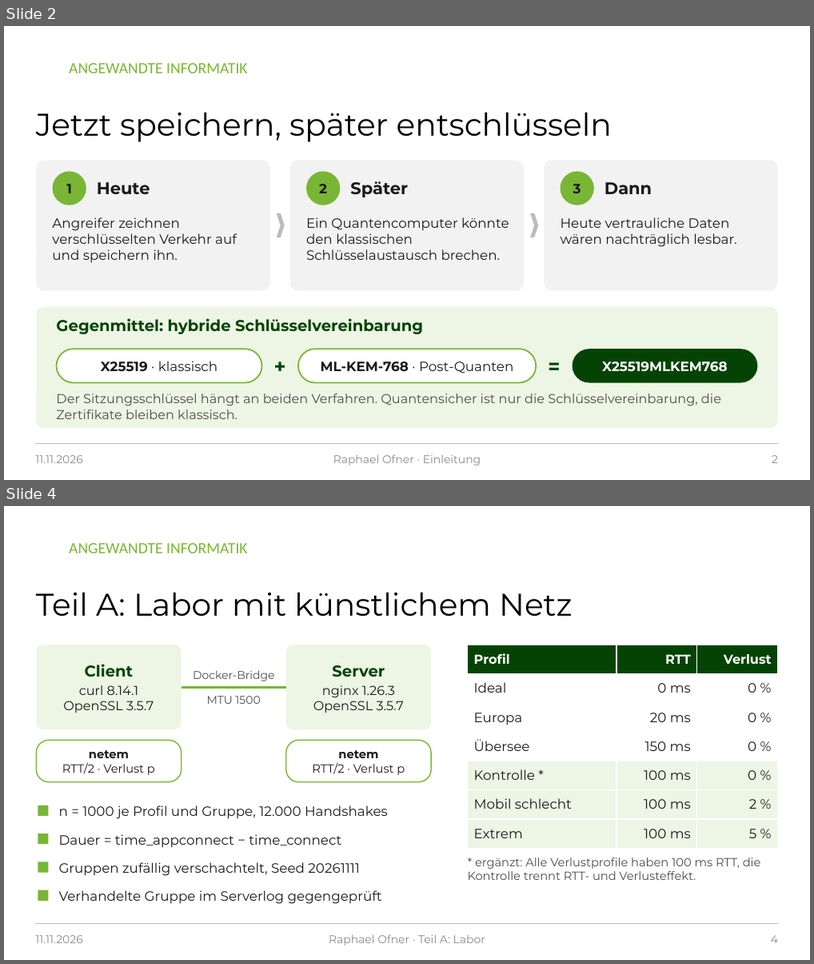
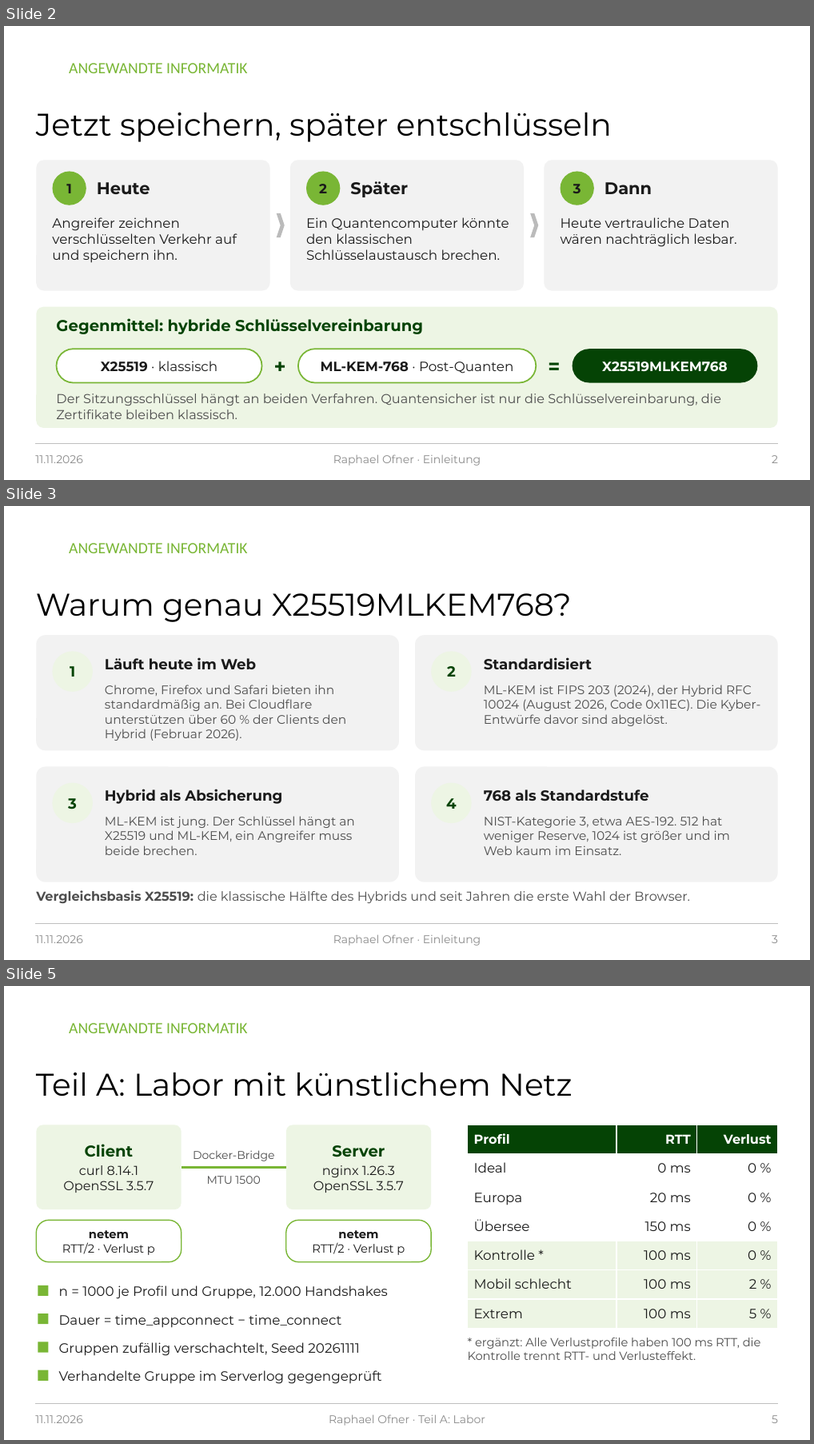
Before and after one commit to raphi98/singer-postquantum-experiment, a slide deck: praesentation/PQ-TLS_Praesentation_2026-11-11.pptx. Shown one above the other, each under a label of ours: slides 2 and 4 before the commit, slides 2, 3 and 5 after it; the slides between them are not shown. The pictures are 814x964 and 814x1444 pixels, drawn with LibreOffice and Linux fonts; fonts in the diff are those of the drawing; background and template pictures are left out. Boxes give left, top, right and bottom in pixels: in the first picture for what was removed or moved away, otherwise in the second. Text is boxed around its words. In the diff, an @@ line names an element or a change of style, - is before the commit and + after.

```diff
--- a/praesentation/PQ-TLS_Praesentation_2026-11-11.pptx
+++ b/praesentation/PQ-TLS_Praesentation_2026-11-11.pptx
@@ slide 3 added at (4,506,810,960), background #FFFFFF; not listed: 2 template elements that a slide beside it also shows @@
@@ title added at (36,593,572,622), 28 pt, text #000000 @@
+Warum genau X25519MLKEM768?
@@ rounded rectangle added at (36,635,399,750), fill #F2F2F2 @@
@@ rounded rectangle added at (415,635,778,750), fill #F2F2F2 @@
@@ ellipse added at (52,651,93,692), fill #EDF5E4, 13 pt, text #054305, bold @@
+1
@@ text added at (105,657,256,669), 13 pt, text #1A1A1A, bold @@
+Läuft heute im Web
@@ ellipse added at (431,651,472,692), fill #EDF5E4, 13 pt, text #054305, bold @@
+2
@@ text added at (484,657,592,670), 13 pt, text #1A1A1A, bold @@
+Standardisiert
@@ text added at (105,684,346,740), 11 pt, text #4D4D4D @@
+Chrome, Firefox und Safari bieten ihn standardmäßig an. Bei Cloudflare unterstützen über 60 % der Clients den Hybrid (Februar 2026).
@@ text added at (484,684,761,726), 11 pt, text #4D4D4D @@
+ML-KEM ist FIPS 203 (2024), der Hybrid RFC 10024 (August 2026, Code 0x11EC). Die Kyber-Entwürfe davor sind abgelöst.
@@ rounded rectangle added at (36,767,399,882), fill #F2F2F2 @@
@@ rounded rectangle added at (415,767,778,882), fill #F2F2F2 @@
@@ ellipse added at (52,783,93,823), fill #EDF5E4, 13 pt, text #054305, bold @@
+3
@@ text added at (105,788,282,804), 13 pt, text #1A1A1A, bold @@
+Hybrid als Absicherung
@@ ellipse added at (431,783,472,823), fill #EDF5E4, 13 pt, text #054305, bold @@
+4
@@ text added at (484,789,650,801), 13 pt, text #1A1A1A, bold @@
+768 als Standardstufe
@@ text added at (105,816,355,855), 11 pt, text #4D4D4D @@
+ML-KEM ist jung. Der Schlüssel hängt an X25519 und ML-KEM, ein Angreifer muss beide brechen.
@@ text added at (484,816,730,855), 11 pt, text #4D4D4D @@
+NIST-Kategorie 3, etwa AES-192. 512 hat weniger Reserve, 1024 ist größer und im Web kaum im Einsatz.
@@ text added at (36,890,690,904), 11.5 pt, text #4D4D4D @@
+Vergleichsbasis X25519: die klassische Hälfte des Hybrids und seit Jahren die erste Wahl der Browser.
@@ text added at (35,935,83,943), 10 pt, text #8C8C8C @@
+11.11.2026
@@ text added at (334,934,482,945), 10 pt, text #8C8C8C @@
+Raphael Ofner · Einleitung
@@ page number added at (772,935,778,943), 10 pt, text #8C8C8C @@
+3
@@ what was slide 4 is now slide 5 @@
@@ page number at (772,1415,778,1423): text changed @@
-4
+5
```
Also in this commit, not shown: 5 slides changed, 4 other slides added, 15 other files.
